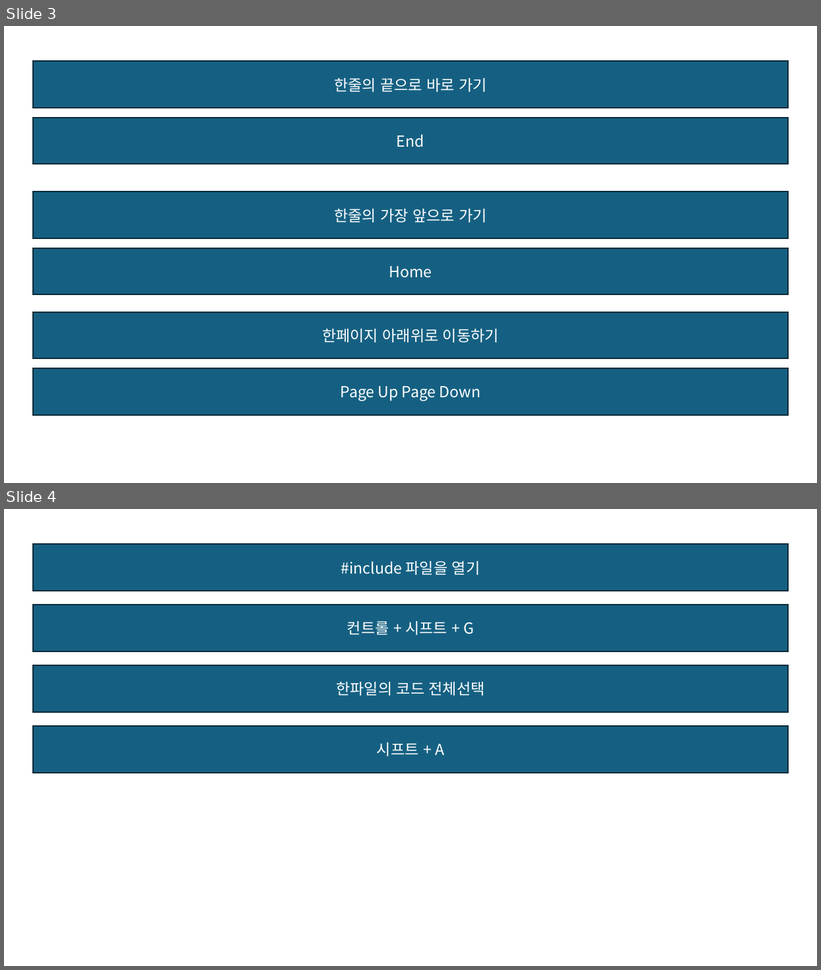
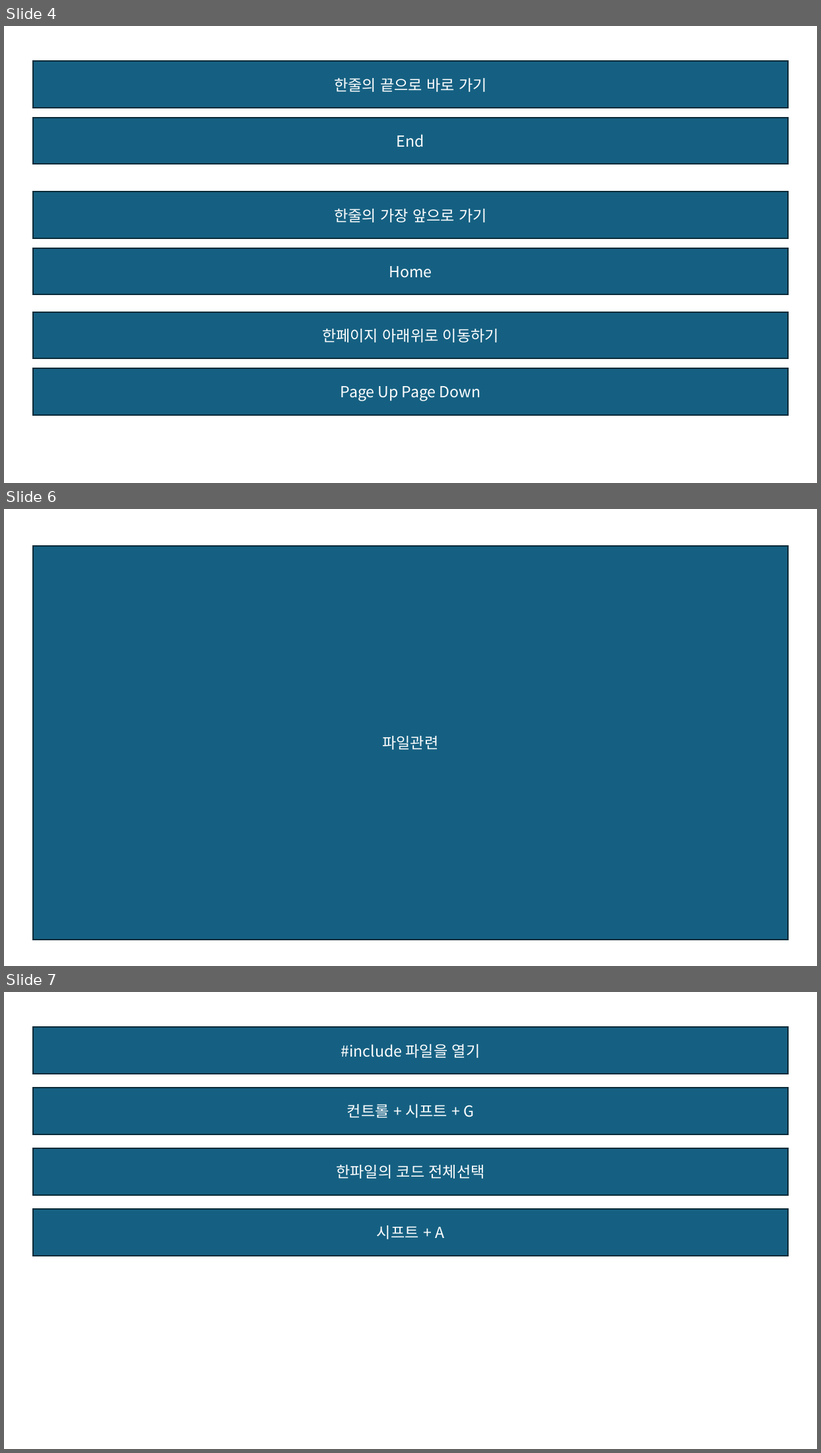
Before and after one commit to JaeSuGang/AssortRockAssignment, a slide deck: DOC/공통문서/비주얼스튜디오 단축키.pptx. Shown one above the other, each under a label of ours: slides 3 and 4 before the commit, slides 4, 6 and 7 after it; the slides between them are not shown. The pictures are 821x970 and 821x1453 pixels, drawn with LibreOffice and Linux fonts; fonts in the diff are those of the drawing. Boxes give left, top, right and bottom in pixels: in the first picture for what was removed or moved away, otherwise in the second. Text is boxed around its words. In the diff, an @@ line names an element or a change of style, - is before the commit and + after.

```diff
--- a/DOC/공통문서/비주얼스튜디오 단축키.pptx
+++ b/DOC/공통문서/비주얼스튜디오 단축키.pptx
@@ slide 6 added at box(4, 509, 817, 966), background #FFFFFF @@
@@ rectangle added at box(32, 546, 788, 940), fill #156082, outline #092A39 1.5 pt, 18 pt, text #FFFFFF @@
+파일관련
@@ what was slide 3 is now slide 4 @@
@@ what was slide 4 is now slide 7 @@
```
Also in this commit, not shown: 1 slide changed, 3 other slides added, 15 other files.
